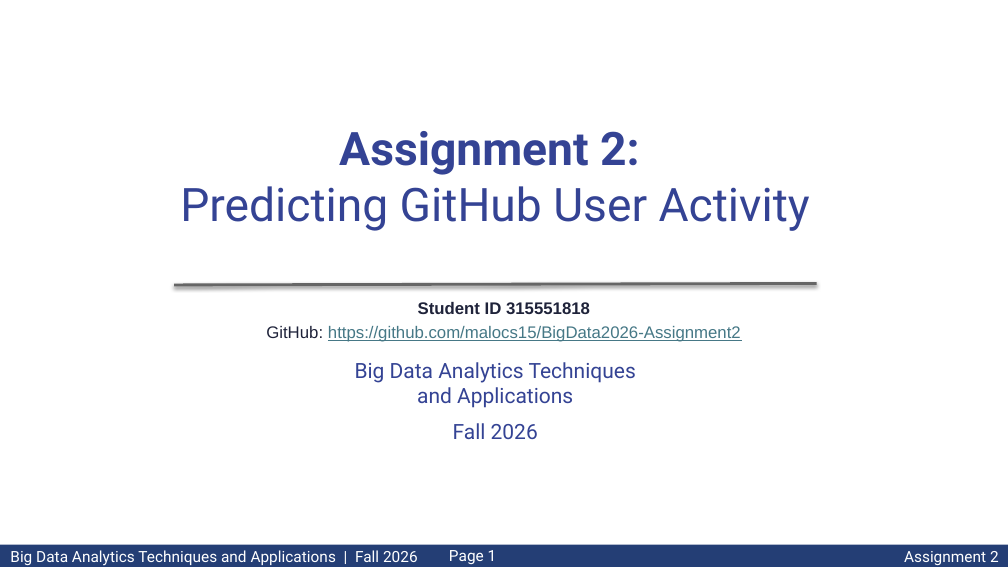
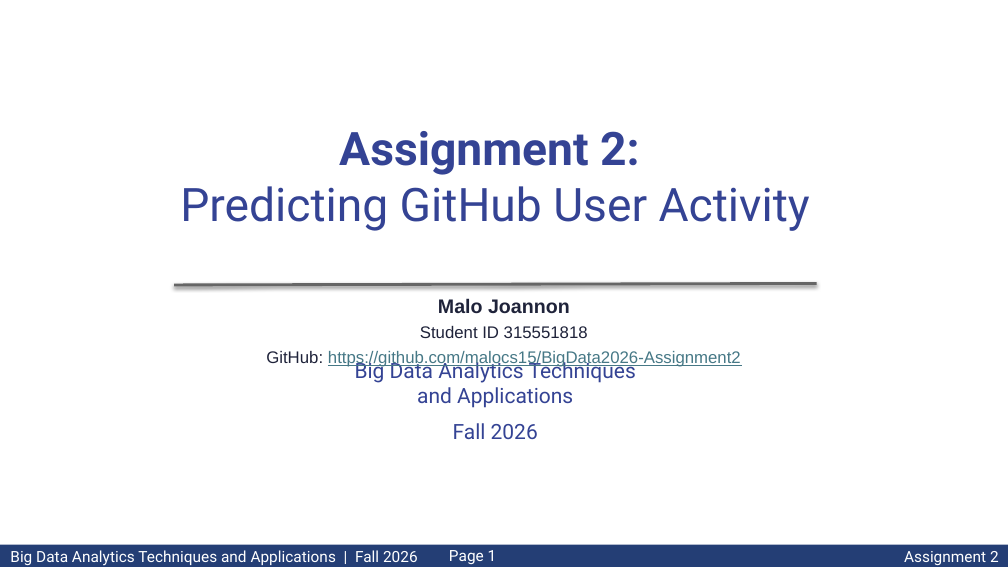
Before and after one commit to malocs15/BigData2026-Assignment2, a slide deck: slide 1 of slides/Asg2_315551818.pptx. Drawn at 1008x567 pixels with LibreOffice and Linux fonts; fonts in the diff are those of the drawing. Boxes give left, top, right and bottom in pixels: in the first picture for what was removed or moved away, otherwise in the second. Text is boxed around its words. In the diff, an @@ line names an element or a change of style, - is before the commit and + after.

Commit message:
Add author name to the title slide

```diff
--- a/slides/Asg2_315551818.pptx
+++ b/slides/Asg2_315551818.pptx
@@ text at (438,298,570,314): paragraph added @@
+Malo Joannon
@@ text at (420,326,588,338): bold off in "Student ID 315551818" @@
```
Also in this commit, not shown: 2 other files.
